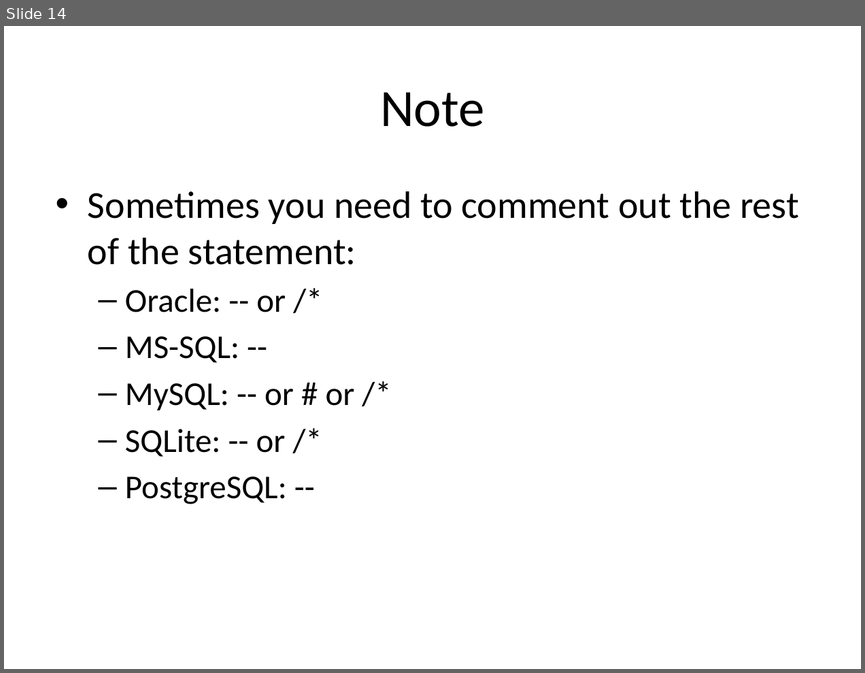
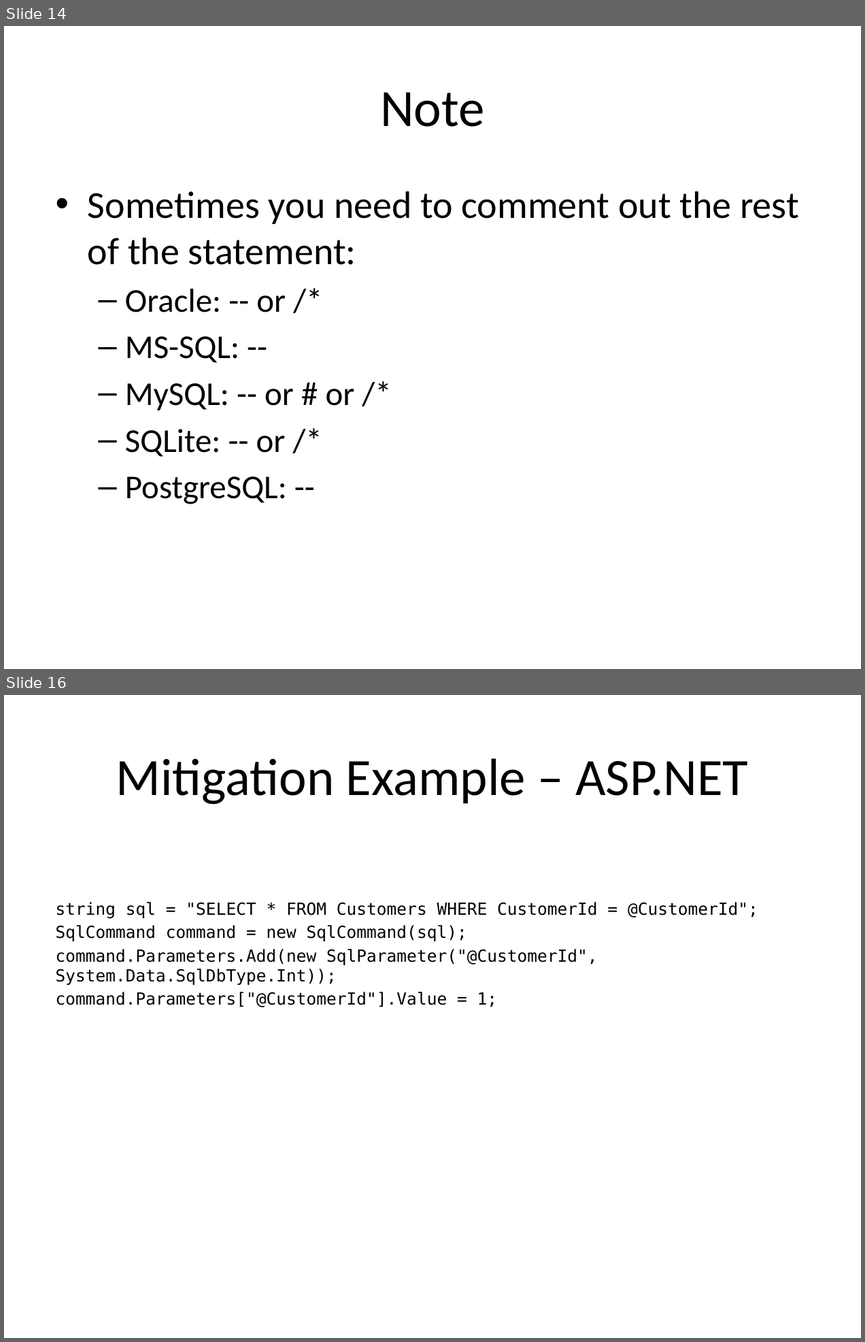
Before and after one commit to serneno/info_415_sp14, a slide deck: week4/week 4 - tuesday.pptx. Shown one above the other, each under a label of ours: slide 14 before the commit, slides 14 and 16 after it; the slides between them are not shown. The pictures are 865x673 and 865x1342 pixels, drawn with LibreOffice and Linux fonts; fonts in the diff are those of the drawing. Boxes give left, top, right and bottom in pixels: in the first picture for what was removed or moved away, otherwise in the second. Text is boxed around its words. In the diff, an @@ line names an element or a change of style, - is before the commit and + after.

```diff
--- a/week4/week 4 - tuesday.pptx
+++ b/week4/week 4 - tuesday.pptx
@@ slide 16 added at bbox=[4, 695, 861, 1338], background #FFFFFF @@
@@ title added at bbox=[116, 758, 748, 804], 44 pt, text #000000 @@
+Mitigation Example – ASP.NET
@@ text added at bbox=[56, 902, 758, 1007], 14 pt, text #000000 @@
+string sql = "SELECT * FROM Customers WHERE CustomerId = @CustomerId";
+SqlCommand command = new SqlCommand(sql);
+command.Parameters.Add(new SqlParameter("@CustomerId", System.Data.SqlDbType.Int));
+command.Parameters["@CustomerId"].Value = 1;
```
Also in this commit, not shown: 4 other slides added, 2 slides removed, 3 other files.
